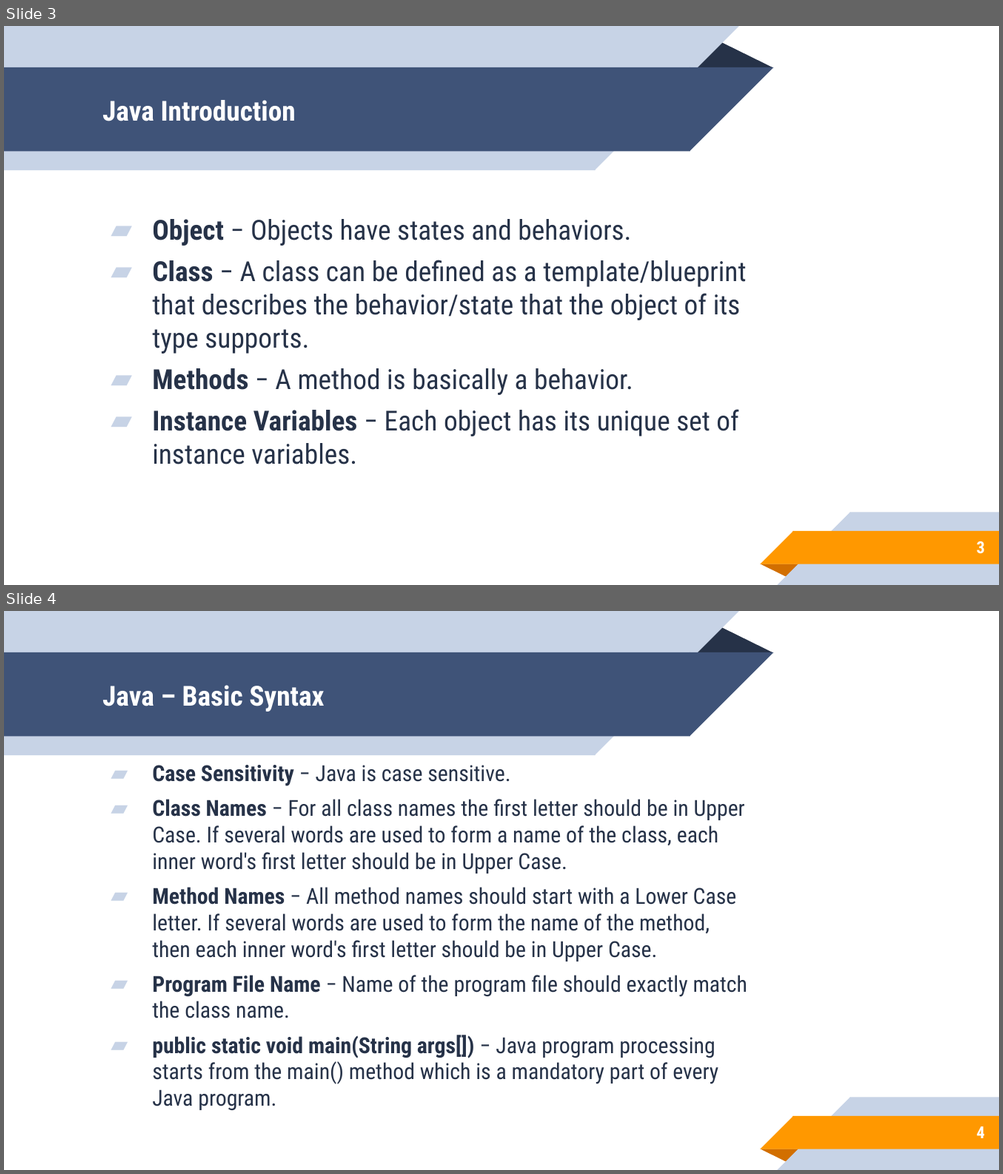
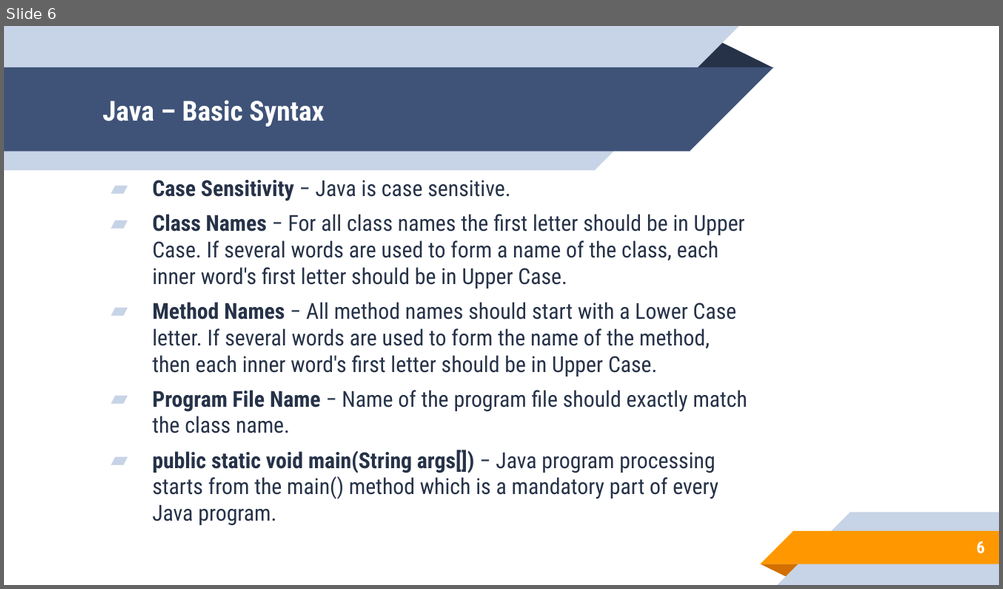
Before and after one commit to aronipurwanto/materi-xa, a slide deck: java/java-logic/Slide-Java-Logic-05.pptx. Shown one above the other, each under a label of ours: slides 3 and 4 before the commit, slide 6 after it. The pictures are 1003x1174 and 1003x589 pixels, drawn with LibreOffice and Linux fonts; fonts in the diff are those of the drawing. Boxes give left, top, right and bottom in pixels: in the first picture for what was removed or moved away, otherwise in the second. Text is boxed around its words. In the diff, an @@ line names an element or a change of style, - is before the commit and + after.

```diff
--- a/java/java-logic/Slide-Java-Logic-05.pptx
+++ b/java/java-logic/Slide-Java-Logic-05.pptx
@@ slide 3 removed at <box>4,26,999,585</box>, background #FFFFFF; not listed: 10 template elements that a slide beside it also shows @@
@@ title removed at <box>102,100,296,121</box> @@
-Java Introduction
@@ text removed at <box>152,219,745,465</box> @@
-▰ Object − Objects have states and behaviors.
-▰ Class − A class can be defined as a template/blueprint that describes the behavior/state that the object of its type supports.
-▰ Methods − A method is basically a behavior.
-▰ Instance Variables − Each object has its unique set of instance variables.
@@ page number removed at <box>976,542,984,554</box> @@
-3
@@ what was slide 4 is now slide 6 @@
@@ page number at <box>976,542,984,554</box>: text changed @@
-4
+6
```
Also in this commit, not shown: 5 slides changed, 3 slides added, 1 other file.
